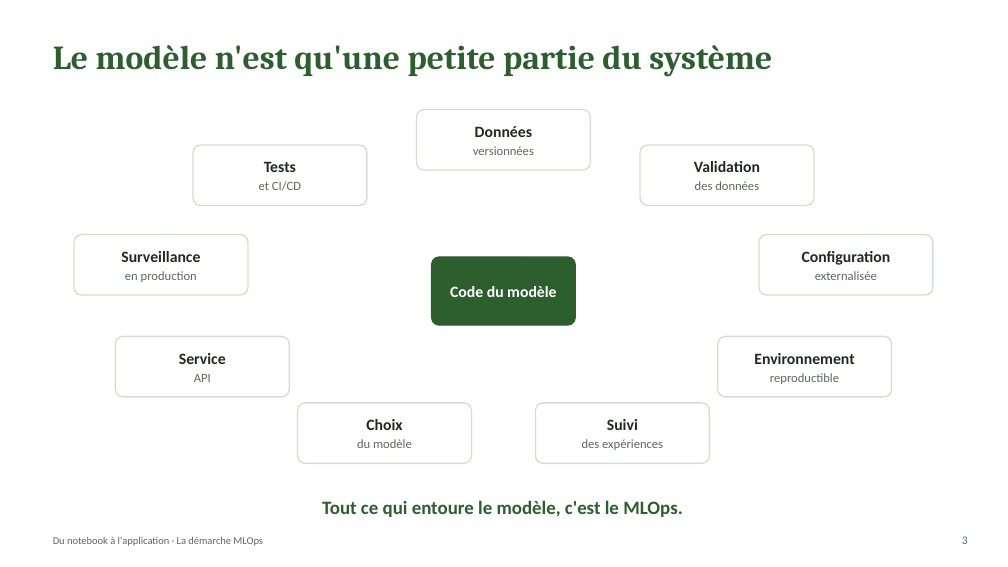
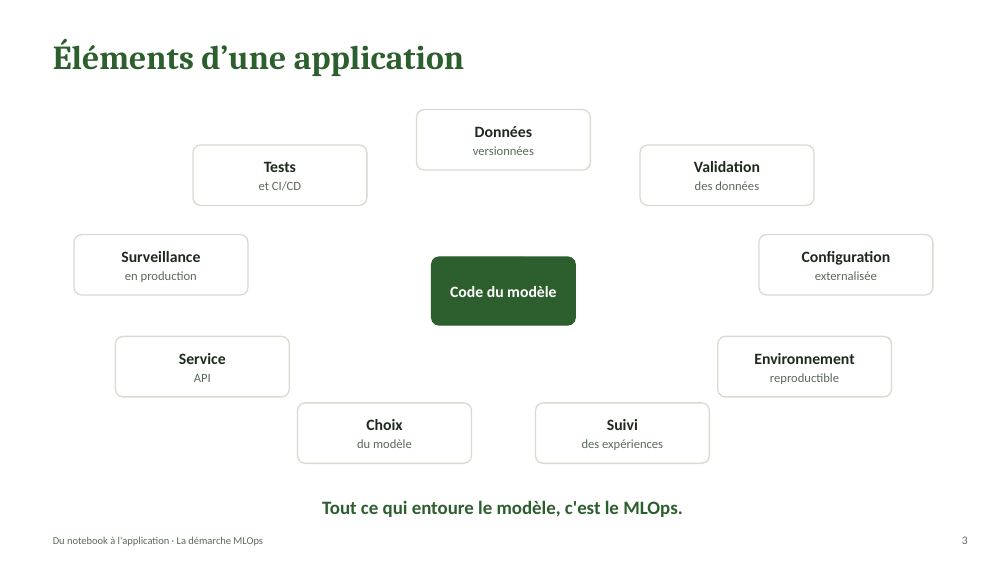
Before and after one commit to webew/crop_recommendation_tp, a slide deck: slide 3 of docs/support/seance1_demarche_mlops.pptx. Drawn at 1008x567 pixels with LibreOffice and Linux fonts; fonts in the diff are those of the drawing. Boxes give left, top, right and bottom in pixels: in the first picture for what was removed or moved away, otherwise in the second. Text is boxed around its words. In the diff, an @@ line names an element or a change of style, - is before the commit and + after.

```diff
--- a/docs/support/seance1_demarche_mlops.pptx
+++ b/docs/support/seance1_demarche_mlops.pptx
@@ title at [53,39,464,76]: text changed @@
-Le modèle n'est qu'une petite partie du système
+Éléments d’une application
```
Also in this commit, not shown: 14 other slides changed, 3 slides removed, 1 other file.
